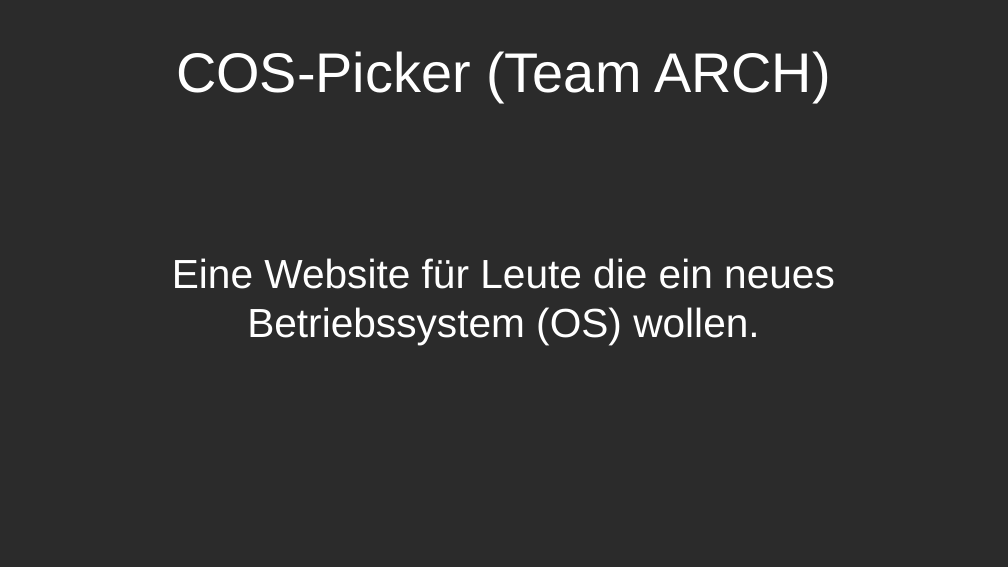
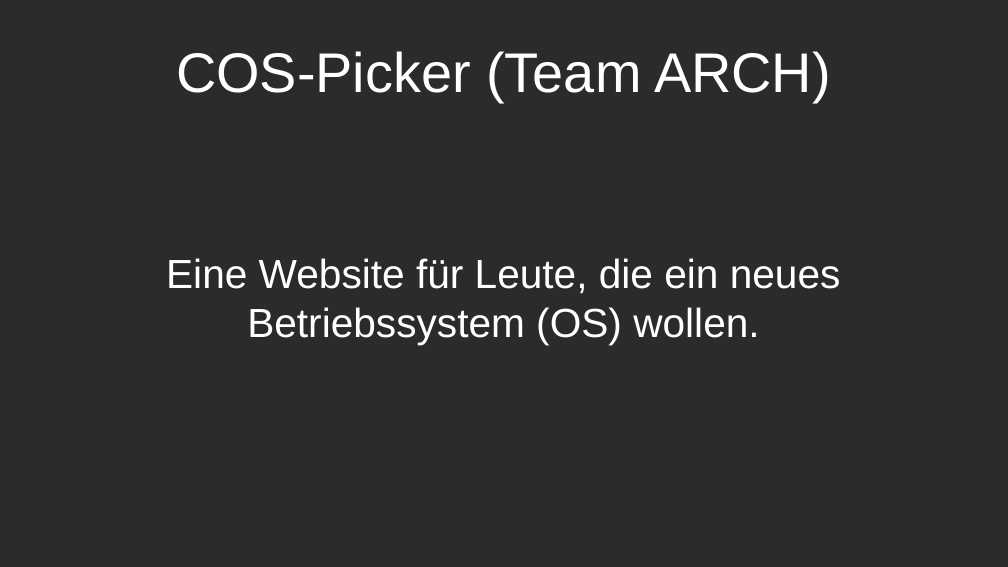
Before and after one commit to Kleefuchs/OS-Picker, a slide deck: slide 1 of Arch.odp. Drawn at 1008x567 pixels with LibreOffice and Linux fonts; fonts in the diff are those of the drawing; background and template pictures are left out; a plain dark background stands for a picture behind light text. Boxes give left, top, right and bottom in pixels: in the first picture for what was removed or moved away, otherwise in the second. Text is boxed around its words. In the diff, an @@ line names an element or a change of style, - is before the commit and + after.

```diff
--- a/Arch.odp
+++ b/Arch.odp
@@ subtitle at bbox=[166, 258, 841, 345]: text changed @@
-Eine Website für Leute die ein neues Betriebssystem (OS) wollen.
+Eine Website für Leute, die ein neues Betriebssystem (OS) wollen.
```
Also in this commit, not shown: 3 other slides changed, 2 slides added, 1 slide removed.
